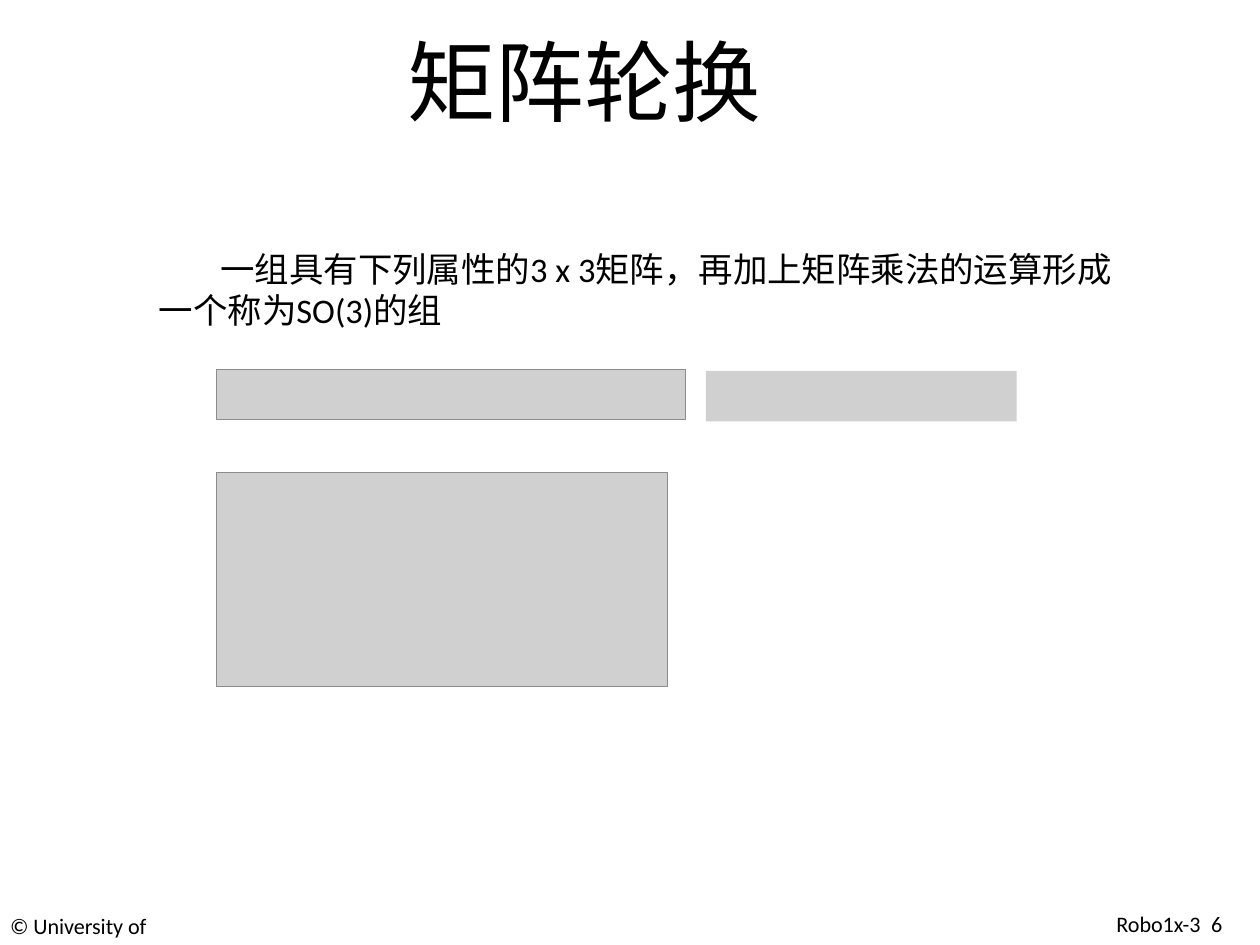
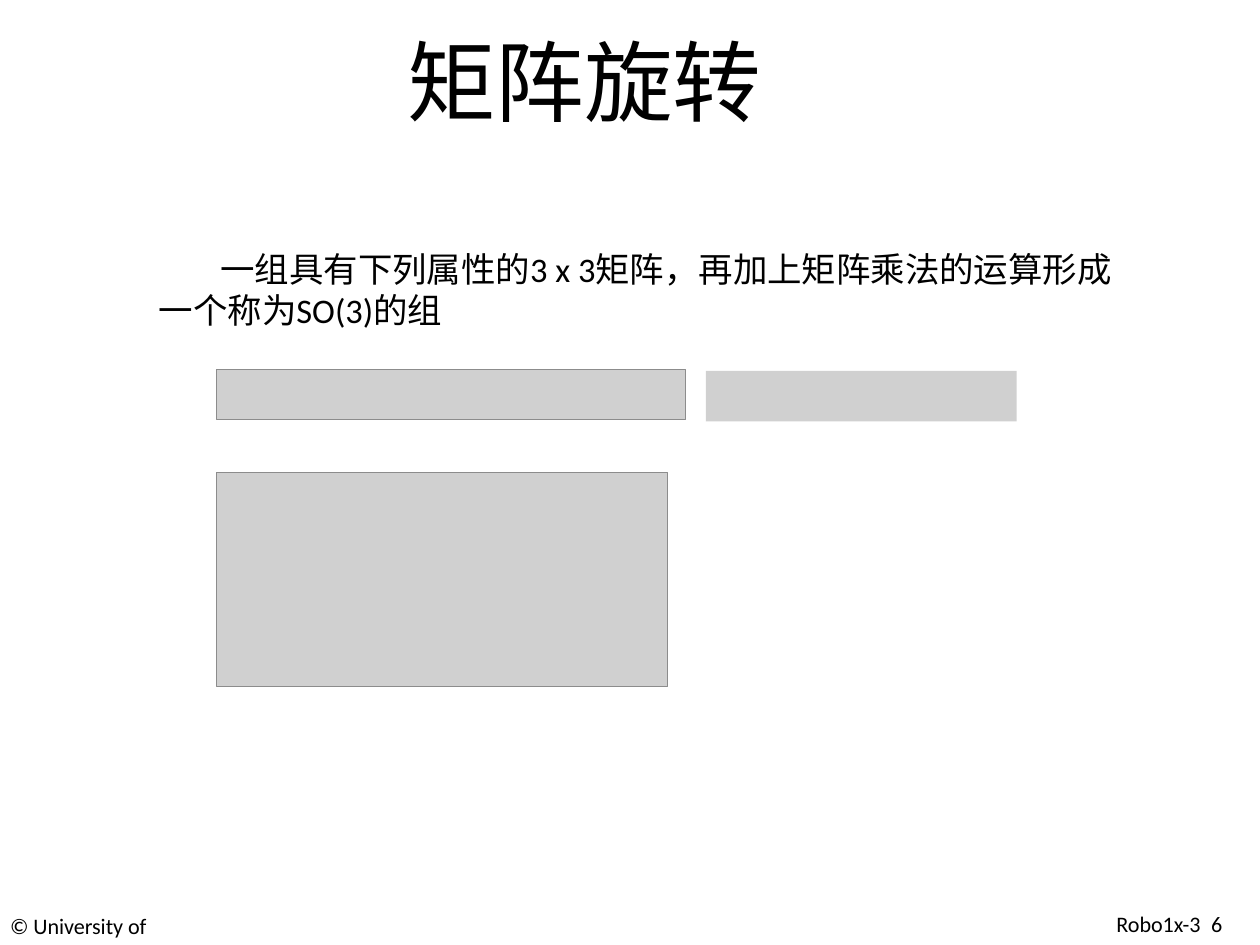
Before and after one commit to anchuanxu/Robotics, a slide deck: slide 6 of PPT/Week_3_1.pptx. Drawn at 1260x945 pixels with LibreOffice and Linux fonts; fonts in the diff are those of the drawing; grey boxes stand for pictures. Boxes give left, top, right and bottom in pixels: in the first picture for what was removed or moved away, otherwise in the second. Text is boxed around its words. In the diff, an @@ line names an element or a change of style, - is before the commit and + after.

```diff
--- a/PPT/Week_3_1.pptx
+++ b/PPT/Week_3_1.pptx
@@ title at (x1=407, y1=40, x2=761, y2=122): text changed @@
-矩阵轮换
+矩阵旋转
```
Also in this commit, not shown: 1 other slide changed, 1 other file.
